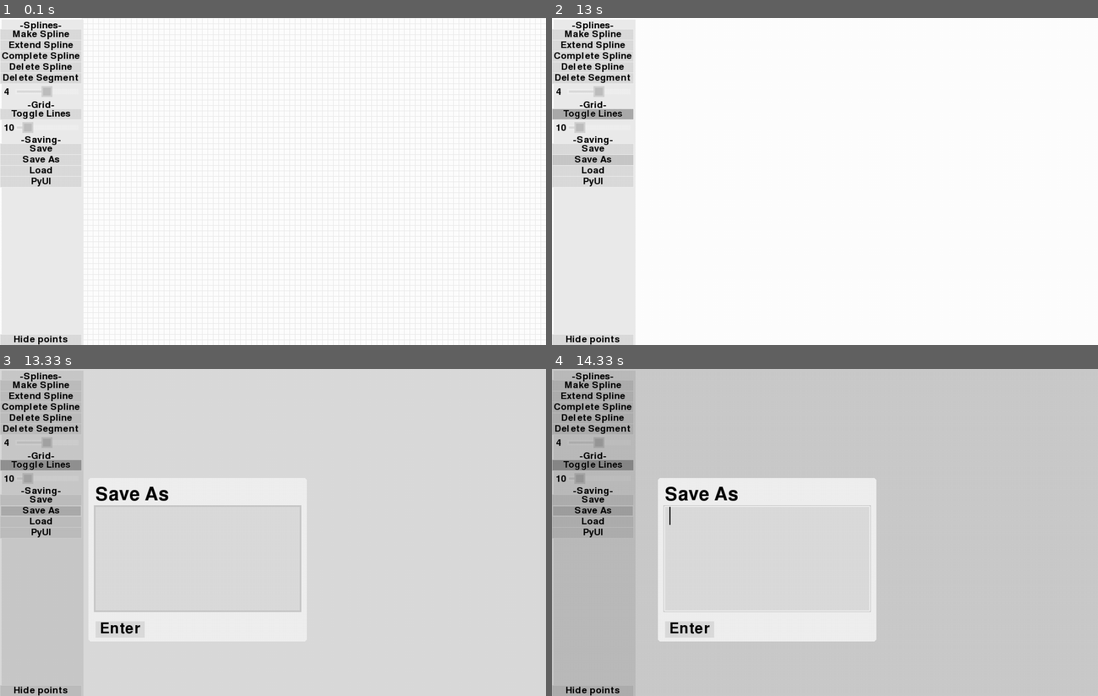
Above: before the commit, frames 1-4 (two rows, left to right).
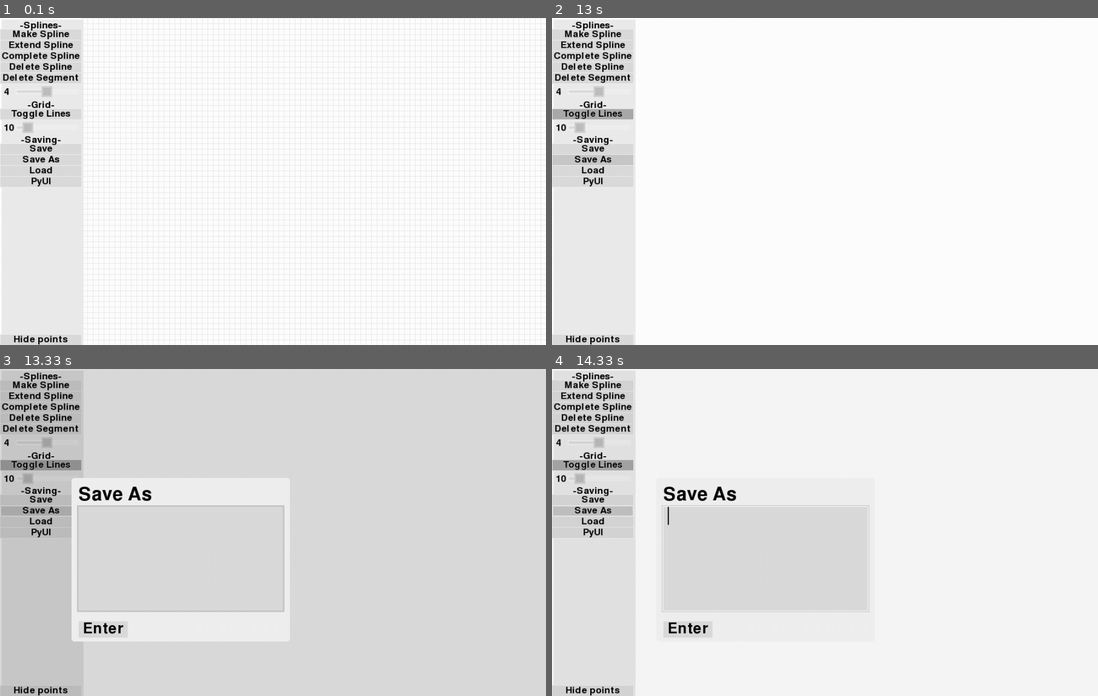
Above: after the commit, the same moments.

Repository: christianharris-3/PyUI
Game: pygame game, started from PyUI vector maker.py
Same seed, same stepped clock (60 frames per second), same inputs: the game is played once before the commit and once after it.
Inputs (mouse positions are in pixels of both pictures, inside the frame that each line leads up to):
- Up to frame 1 (0.1 s): no input
- Up to frame 2 (13 s): click (590, 44) at 0.38 s; click (590, 76) at 0.72 s; click (622, 148) at 1.05 s; click (590, 338) at 1.38 s; click (683, 282) at 1.72 s; click (590, 338) at 3.18 s; click (688, 259) at 3.52 s; click (590, 112) at 3.85 s; click (601, 89) at 4.18 s; click (770, 184) at 4.52 s; click (590, 181) at 5.42 s; click (759, 214) at 5.75 s; click (579, 125) at 6.08 s; click (770, 103) at 6.42 s; click (590, 57) at 7.32 s; click (961, 214) at 7.65 s; click (601, 89) at 7.98 s; click (732, 292) at 8.32 s; click (590, 76) at 9.22 s; click (999, 295) at 9.55 s; click (579, 125) at 9.88 s; click (622, 233) at 10.22 s; click (595, 181) at 11.12 s; click (906, 155) at 11.45 s; move the mouse to (628, 178) at 12.3 s; click (628, 178) at 12.35 s; move the mouse to (895, 142) at 12.63 s; click (895, 142) at 12.68 s
- Up to frame 3 (13.33 s): click (38, 509) at 13.02 s
- Up to frame 4 (14.33 s): click (825, 581) at 13.58 s; tap Shift at 13.87 s; click (972, 614) at 14.25 s

Frames 1-2 are identical in both runs. In frame 3, 1.4% of the frame differs, in the area x 13-54%, y 33-84%; in frame 4, 79%, in the area x 0-100%, y 0-100%.

Commit message:
Update PyUI.py
fixed algorithm that calculates animation of windowed menus, fixed a bug with tables.

Diff:
--- a/PyUI.py
+++ b/PyUI.py
@@ -1541,6 +1541,9 @@
         item.onitem = True
         item.master = self
         item.menu = self.menu
+        item.scalesize = self.scalesize
+        item.scalex = self.scalesize
+        item.scaley = self.scalesize
         item.menuexceptions = self.menuexceptions
     def autoscale(self,_):
         pass
@@ -2114,6 +2117,8 @@
         obj.starty = (self.linesize*(y+1)+self.boxheightsinc[y])
         obj.width = self.boxwidths[x]
         obj.height = self.boxheights[y]
+        obj.startwidth = self.boxwidths[x]
+        obj.startheight = self.boxheights[y]
         obj.backingdraw = self.backingdraw
         obj.scalex = self.scalesize
         obj.scaley = self.scalesize
@@ -2469,32 +2474,29 @@
             self.cordlist.append((self.startpos[0]+(self.endpos[0]-self.startpos[0])*(sum(self.speedlist[:a+1])),self.startpos[1]+(self.endpos[1]-self.startpos[1])*(sum(self.speedlist[:a+1]))))
         if self.skip:
             self.findonscreen(ui)
-##        print(self.animateID,self.cordlist[0],self.cordlist[-1],self.startpos,self.endpos)
     def findonscreen(self,ui):
-        tcords = list(self.cordlist[0])
         scale = ui.IDs[self.animateID].scale
         dirscale = ui.IDs[self.animateID].dirscale
-        prog = 0
-        prev = pygame.Rect(0,0,ui.screenw,ui.screenh).colliderect(pygame.Rect(tcords[0]*dirscale[0],tcords[1]*dirscale[1],ui.IDs[self.animateID].width*scale,ui.IDs[self.animateID].height*scale))
-        while 1:
-            if not((pygame.Rect(0,0,ui.screenw,ui.screenh).colliderect(pygame.Rect(tcords[0]*dirscale[0],tcords[1]*dirscale[1],ui.IDs[self.animateID].width*scale,ui.IDs[self.animateID].height*scale)) != prev) or prog>self.length-2):
-                prog+=1
-                prev = pygame.Rect(0,0,ui.screenw,ui.screenh).colliderect(pygame.Rect(tcords[0]*dirscale[0],tcords[1]*dirscale[1],ui.IDs[self.animateID].width*scale,ui.IDs[self.animateID].height*scale))
-                tcords[0] = self.cordlist[prog][0]
-                tcords[1] = self.cordlist[prog][1]
-            else:
-                break
-        if pygame.Rect(0,0,ui.screenw,ui.screenh).colliderect(pygame.Rect(tcords[0]*dirscale[0],tcords[1]*dirscale[1],ui.IDs[self.animateID].width*scale,ui.IDs[self.animateID].height*scale)):
-            self.cordlist = self.cordlist[prog:]
-            self.fadeout = False
-        else:
-            self.cordlist = self.cordlist[:prog]
-            self.fadeout = True
-        self.skip = False
-        self.startpos = self.cordlist[0]
-        self.endpos = self.cordlist[-1]
-        self.gencordlist(ui)
-
+        scords = list(self.cordlist[0])
+        ecords = list(self.cordlist[1])
+        start = self.checkonscreen(ui,dirscale,scale,scords)
+        end = self.checkonscreen(ui,dirscale,scale,ecords)
+        cross = scords[:]
+        if end!=start:
+            if end: out = ecords
+            else: out = scords
+
+            if out[0]<0: cross[0] = -ui.IDs[self.animateID].width*scale
+            elif out[0]>ui.screenw: cross[0] = ui.screenw
+            if out[1]<0: cross[1] = -ui.IDs[self.animateID].height*scale
+            elif out[1]>ui.screenh: cross[1] = ui.screenh
+
+            if end: self.startpos = cross
+            else: self.endpos = cross
+
+            self.gencordlist(ui)
+    def checkonscreen(self,ui,dirscale,scale,cords):
+        return pygame.Rect(0,0,ui.screenw,ui.screenh).colliderect(pygame.Rect(cords[0]*dirscale[0],cords[1]*dirscale[1],ui.IDs[self.animateID].width*scale,ui.IDs[self.animateID].height*scale))
 
     def animate(self,ui):
         self.wait-=1
